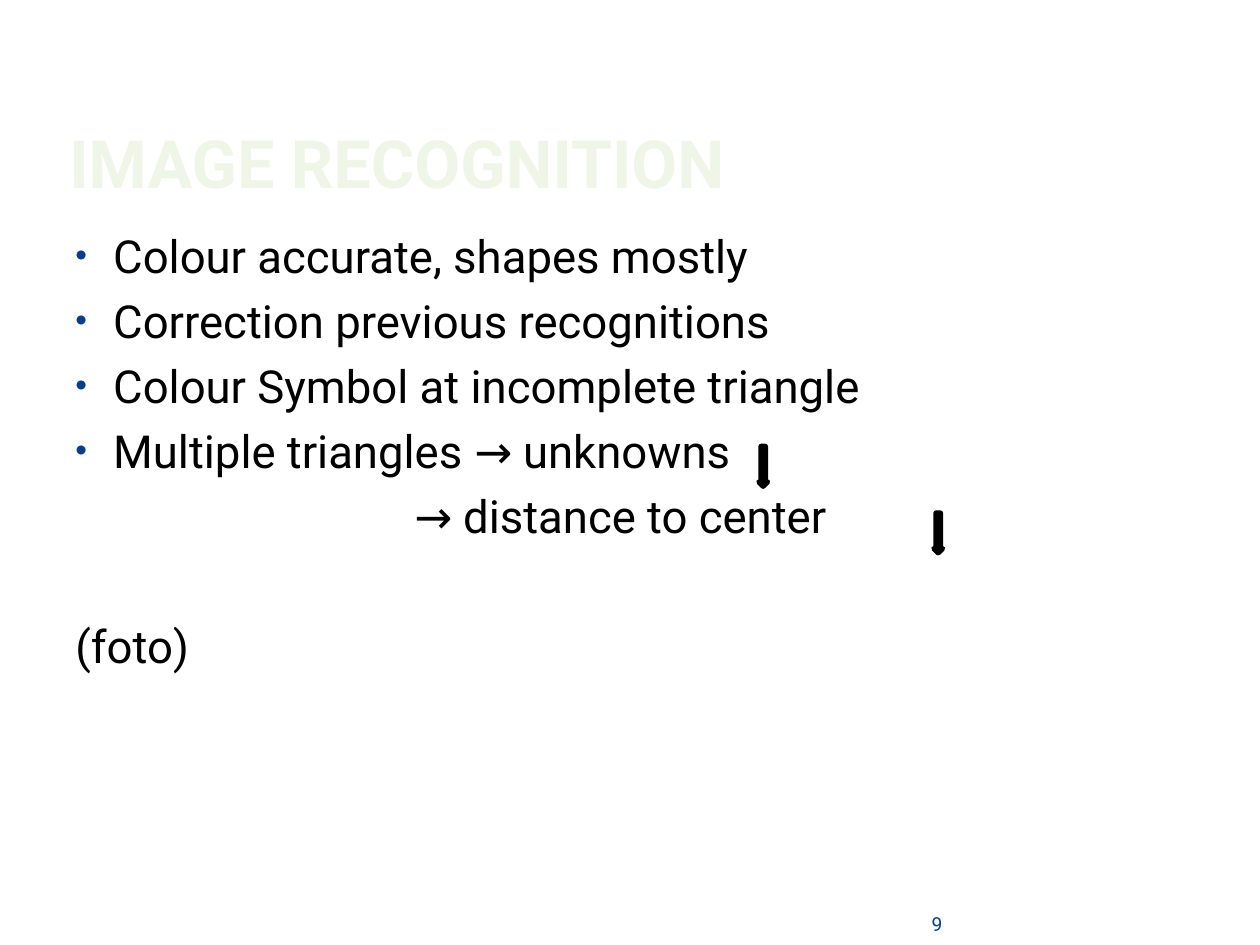
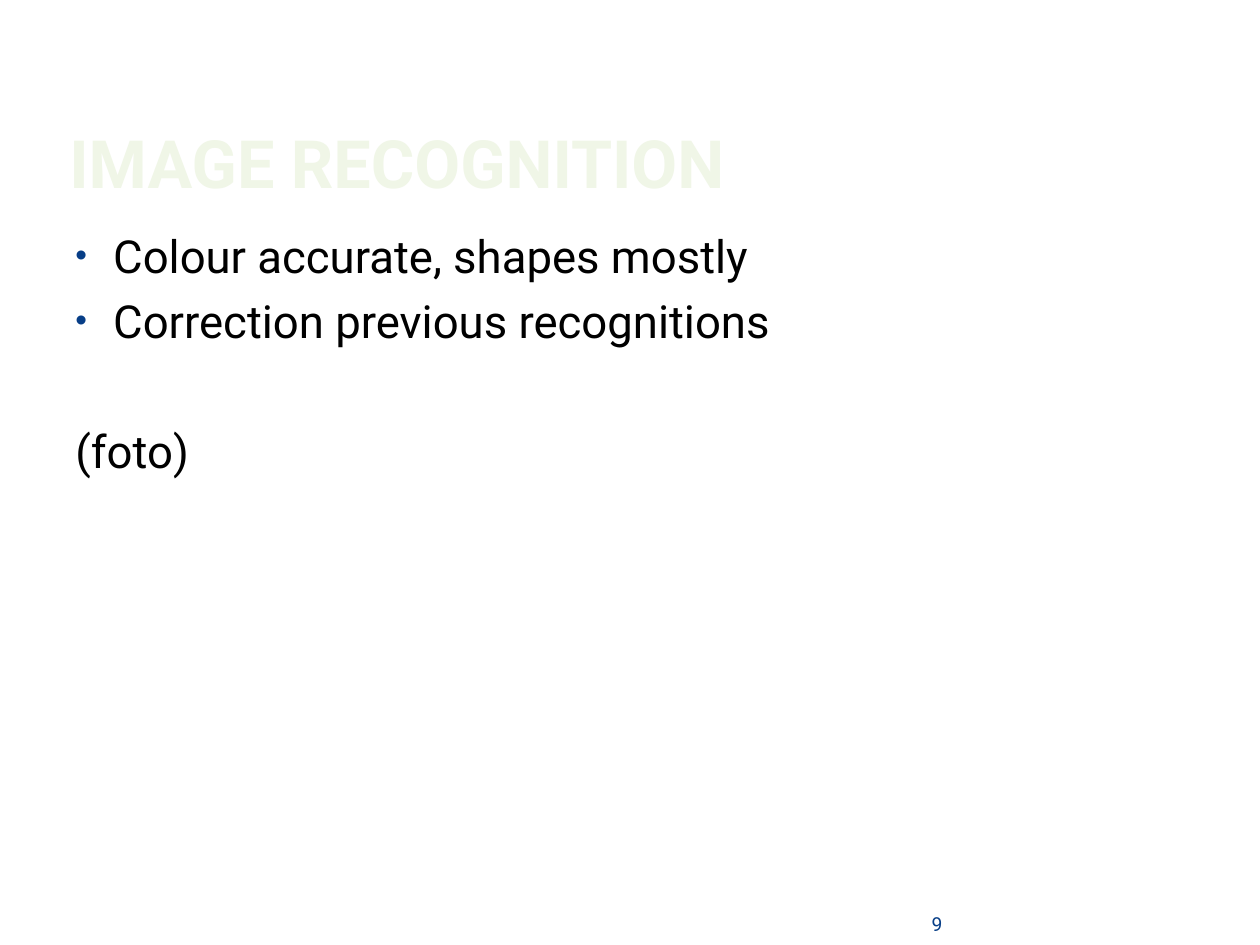
Before and after one commit to WoutV/Indigo, a slide deck: slide 9 of Locomotor zeppehjhyjyjlin.pptx. Drawn at 1260x945 pixels with LibreOffice and Linux fonts; fonts in the diff are those of the drawing; background and template pictures are left out. Boxes give left, top, right and bottom in pixels: in the first picture for what was removed or moved away, otherwise in the second. Text is boxed around its words. In the diff, an @@ line names an element or a change of style, - is before the commit and + after.

```diff
--- a/Locomotor zeppehjhyjyjlin.pptx
+++ b/Locomotor zeppehjhyjyjlin.pptx
@@ text at [113,369,859,534]: paragraphs removed @@
-• Colour Symbol at incomplete triangle
-• Multiple triangles → unknowns
-→ distance to center
@@ down arrow removed at [759,446,767,485] @@
@@ down arrow removed at [934,513,942,552] @@
```
Also in this commit, not shown: 2 other slides changed, 1 slide added, 3 other files.
